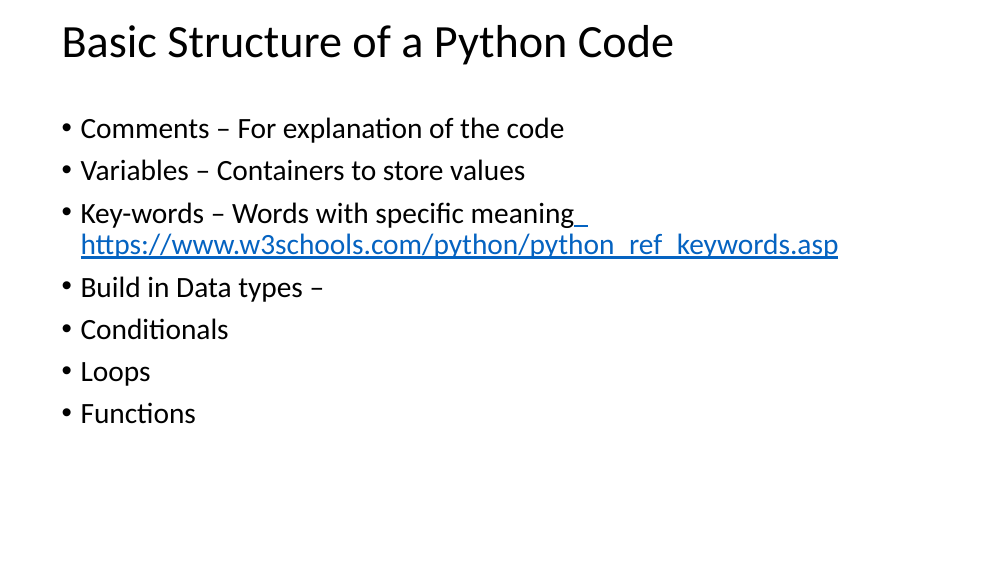
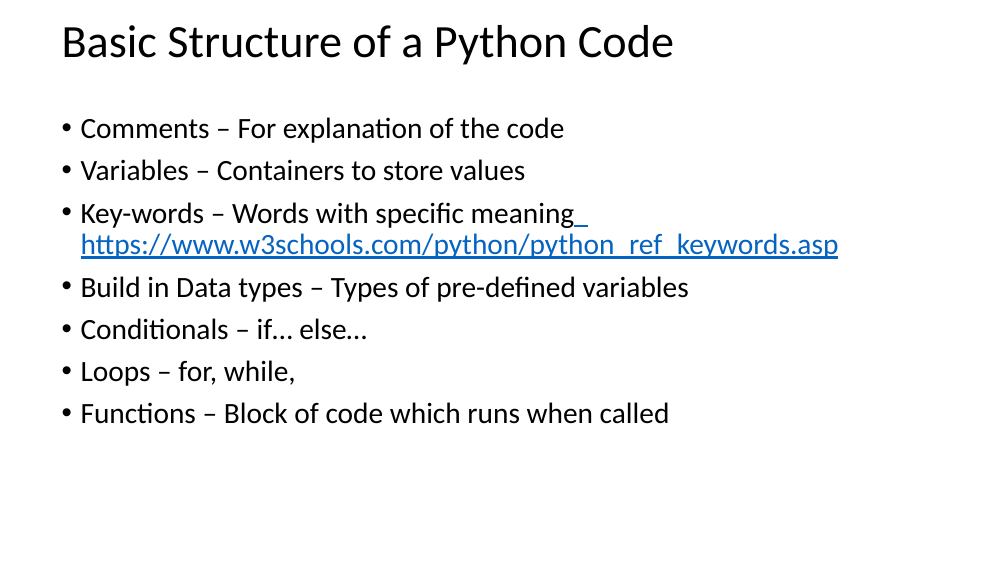
Before and after one commit to AtharvaGokhale95/JnanaPrabodhini_FundamentalsofProgramming, a slide deck: slide 5 of Presentations/PPT3_Python_Basics.pptx. Drawn at 1008x567 pixels with LibreOffice and Linux fonts; fonts in the diff are those of the drawing. Boxes give left, top, right and bottom in pixels: in the first picture for what was removed or moved away, otherwise in the second. Text is boxed around its words. In the diff, an @@ line names an element or a change of style, - is before the commit and + after.

```diff
--- a/Presentations/PPT3_Python_Basics.pptx
+++ b/Presentations/PPT3_Python_Basics.pptx
@@ text at [81, 276, 689, 424]: text changed @@
-• Build in Data types –
-• Conditionals
-• Loops
-• Functions
+• Build in Data types – Types of pre-defined variables
+• Conditionals – if… else…
+• Loops – for, while,
+• Functions – Block of code which runs when called
```
Also in this commit, not shown: 1 other slide changed, 5 slides added.
